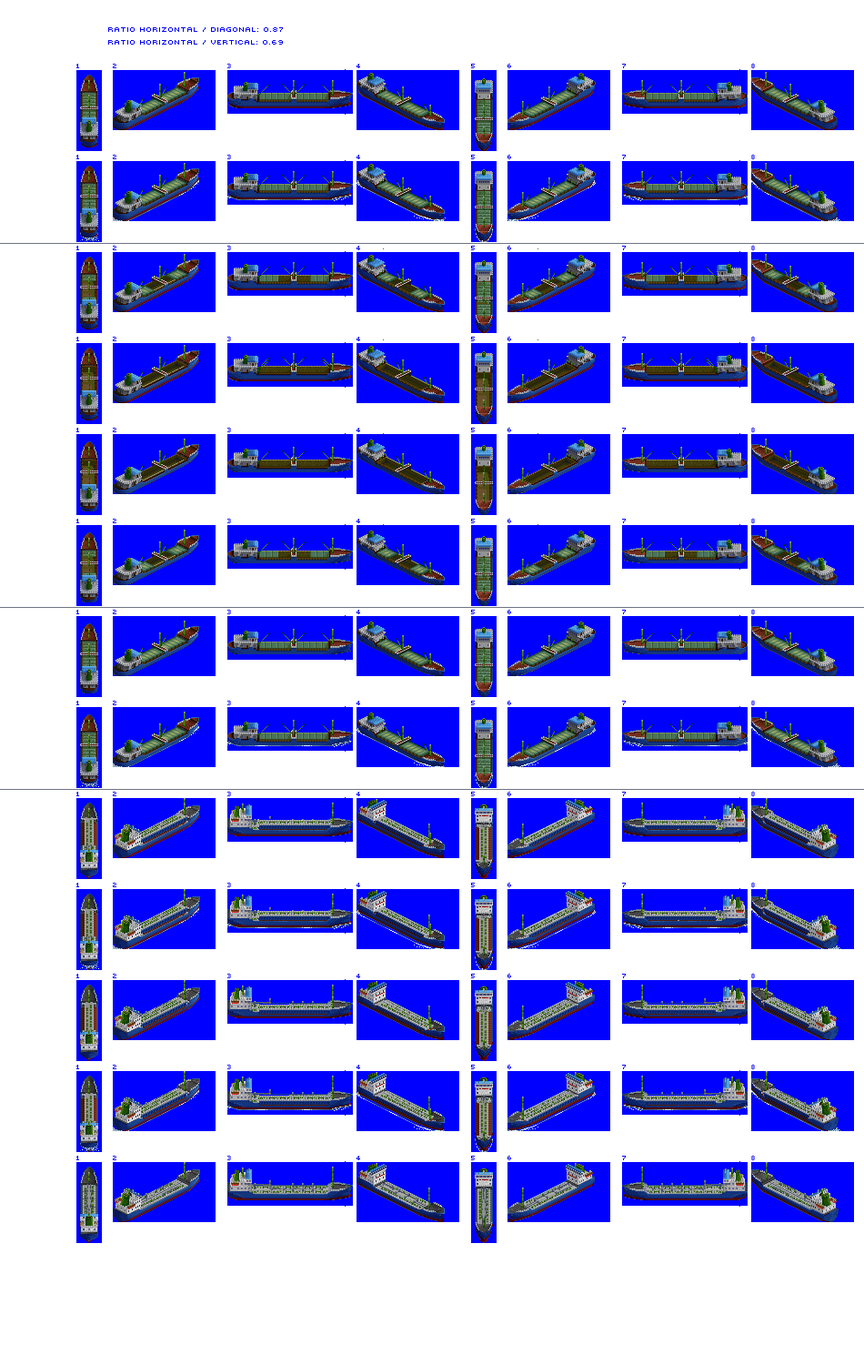
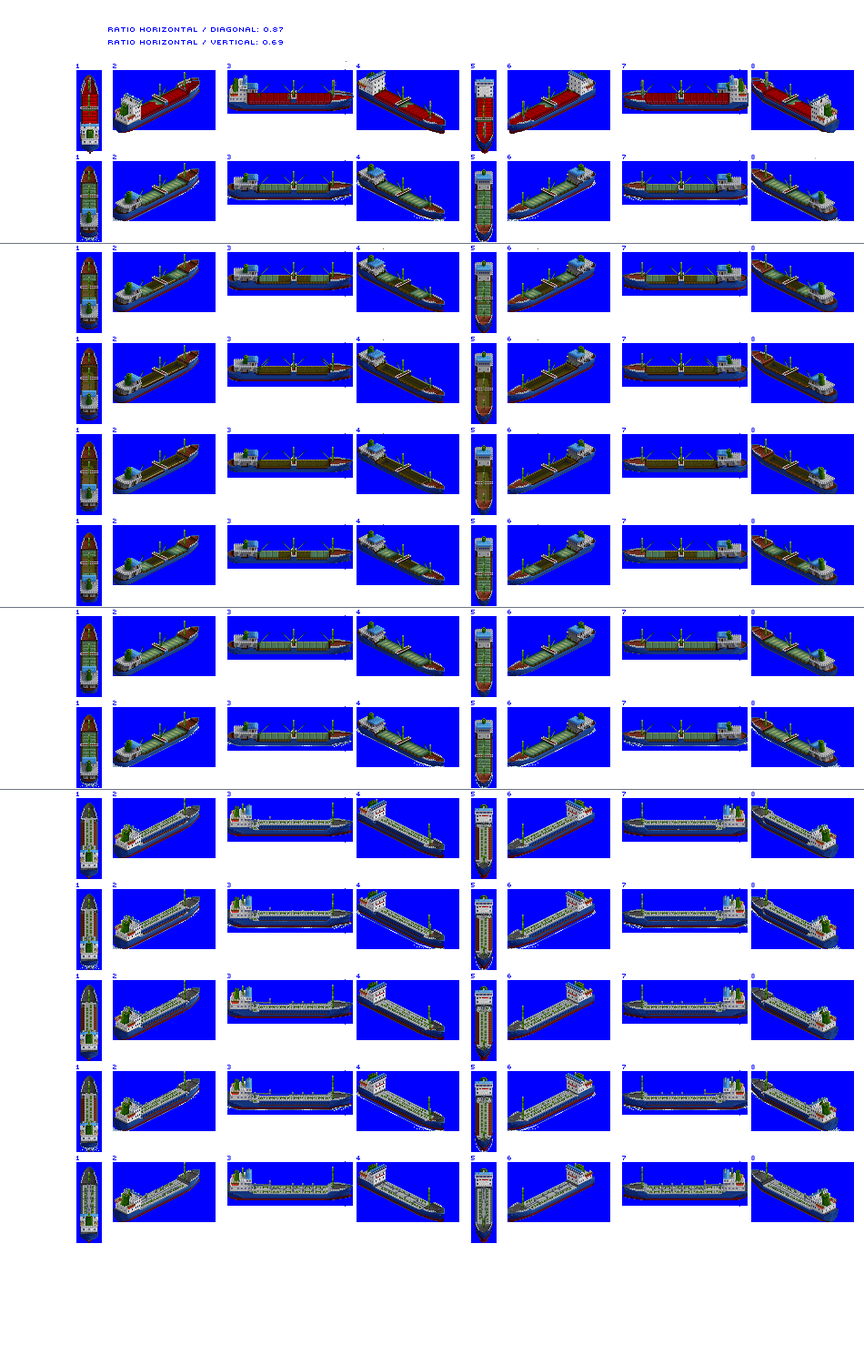
The second 864 × 1365 image is a revision of the first. Changes to its layers:
added layer "Layer 2" above "Layer 1" over [80, 60, 840, 160]
